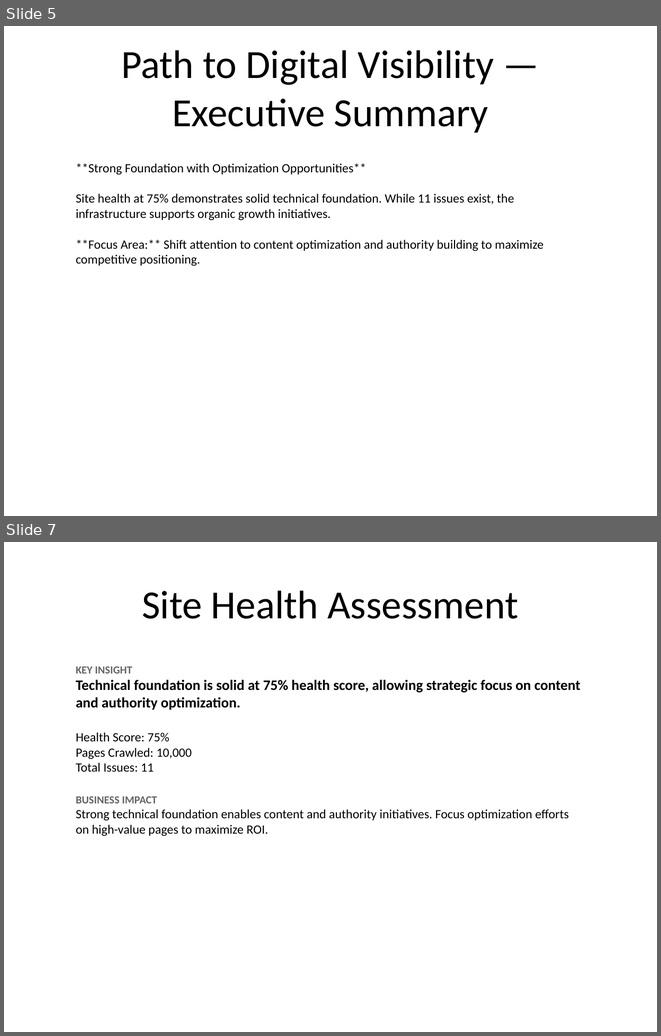
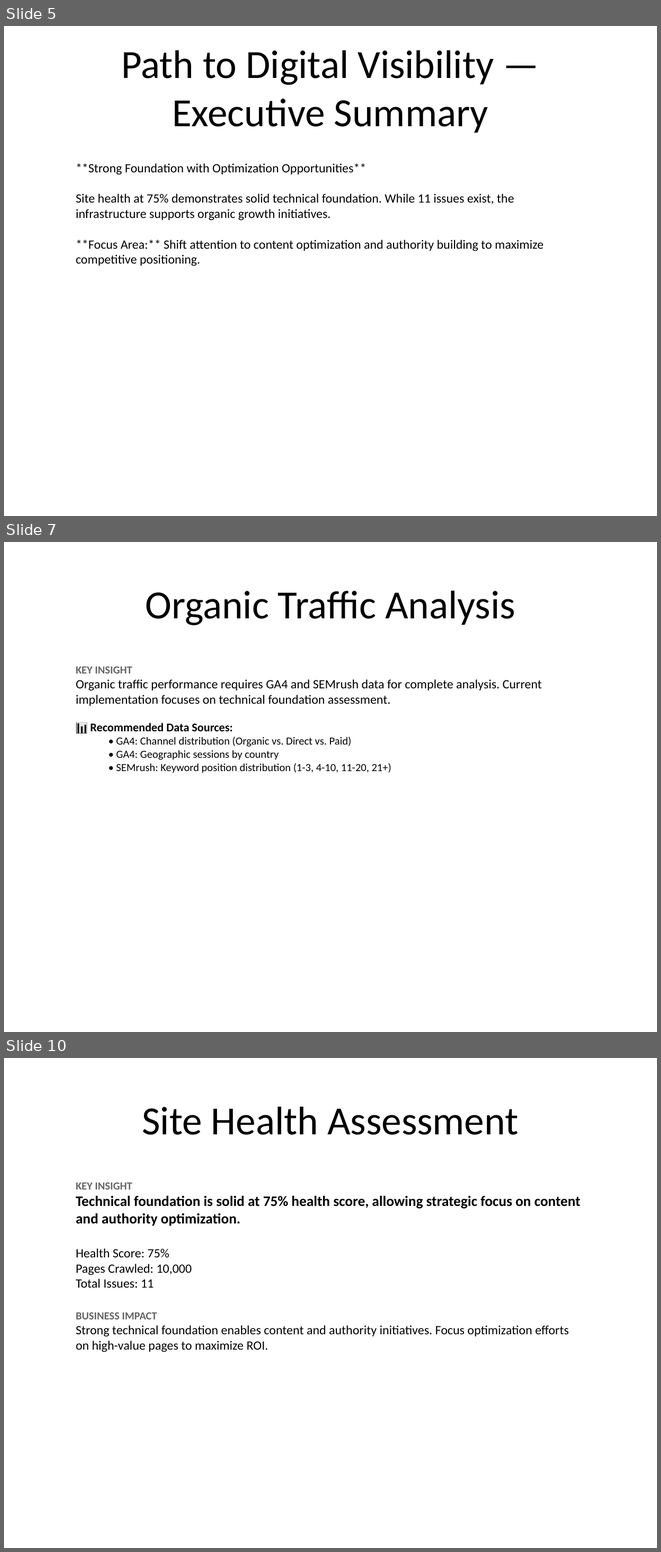
Before and after one commit to analytics-wq/seo-audit-automation, a slide deck: SEO_Strategy.pptx. Shown one above the other, each under a label of ours: slides 5 and 7 before the commit, slides 5, 7 and 10 after it; the slides between them are not shown. The pictures are 661x1036 and 661x1552 pixels, drawn with LibreOffice and Linux fonts; fonts in the diff are those of the drawing. Boxes give left, top, right and bottom in pixels: in the first picture for what was removed or moved away, otherwise in the second. Text is boxed around its words. In the diff, an @@ line names an element or a change of style, - is before the commit and + after.

```diff
--- a/SEO_Strategy.pptx
+++ b/SEO_Strategy.pptx
@@ slide 7 added at [4, 542, 657, 1032], background #FFFFFF @@
@@ title added at [145, 590, 515, 625], 44 pt, text #000000 @@
+Organic Traffic Analysis
@@ text added at [76, 666, 542, 773], 12 pt, text #000000 @@
+KEY INSIGHT
+Organic traffic performance requires GA4 and SEMrush data for complete analysis. Current implementation focuses on technical foundation assessment.
+📊 Recommended Data Sources:
+  • GA4: Channel distribution (Organic vs. Direct vs. Paid)
+  • GA4: Geographic sessions by country
+  • SEMrush: Keyword position distribution (1-3, 4-10, 11-20, 21+)
@@ what was slide 7 is now slide 10 @@
```
Also in this commit, not shown: 1 slide changed, 11 other slides added, 1 other file.
